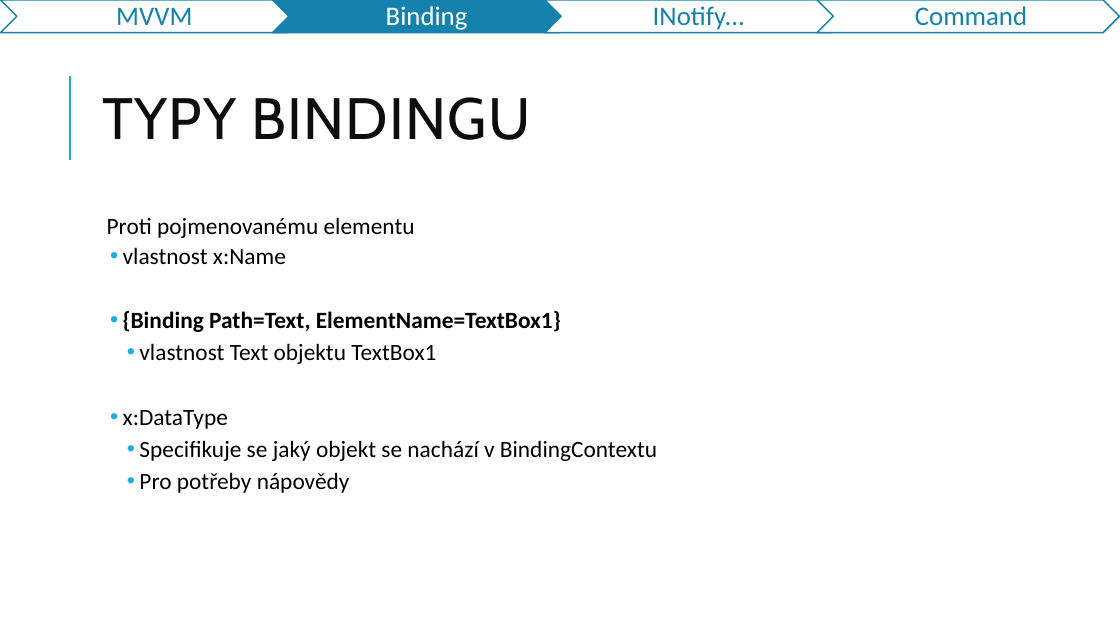
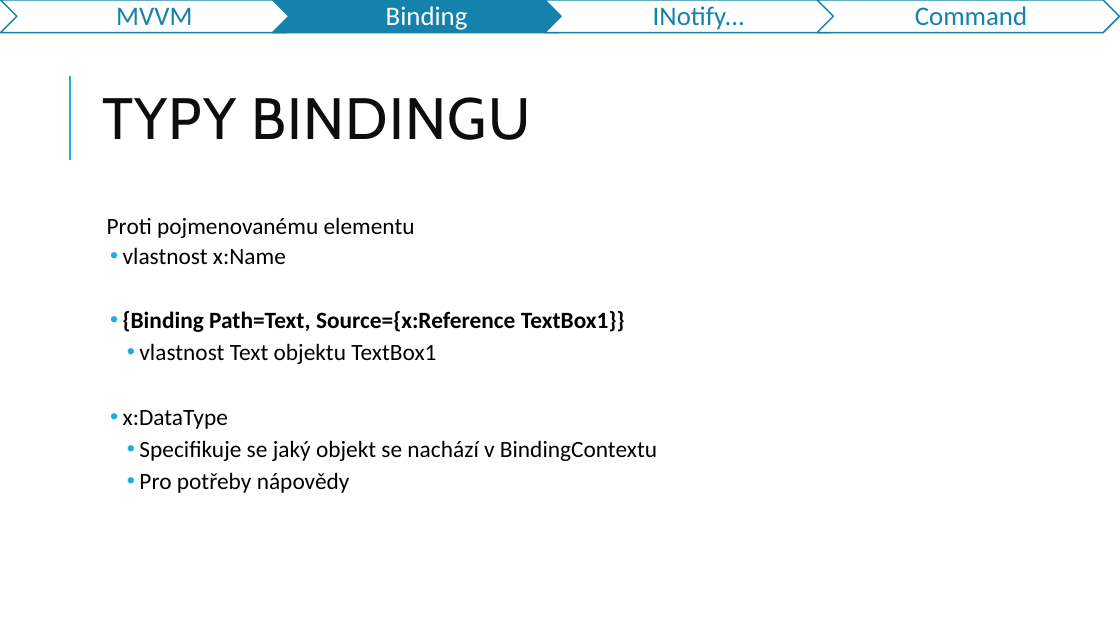
Before and after one commit to jasho/pv239-maui, a slide deck: slide 8 of 03_MVVM/PV239-Xamarin-03_MVVM.pptx. Drawn at 1120x630 pixels with LibreOffice and Linux fonts; fonts in the diff are those of the drawing. Boxes give left, top, right and bottom in pixels: in the first picture for what was removed or moved away, otherwise in the second. Text is boxed around its words. In the diff, an @@ line names an element or a change of style, - is before the commit and + after.

Commit message:
Added final code for lab 03. Updated presentation for lab 03.

```diff
--- a/03_MVVM/PV239-Xamarin-03_MVVM.pptx
+++ b/03_MVVM/PV239-Xamarin-03_MVVM.pptx
@@ text at bbox=[123, 311, 625, 332]: text changed @@
-  • {Binding Path=Text, ElementName=TextBox1}
+  • {Binding Path=Text, Source={x:Reference TextBox1}}
```
Also in this commit, not shown: 3 other slides changed, 1 slide removed, 12 other files.
